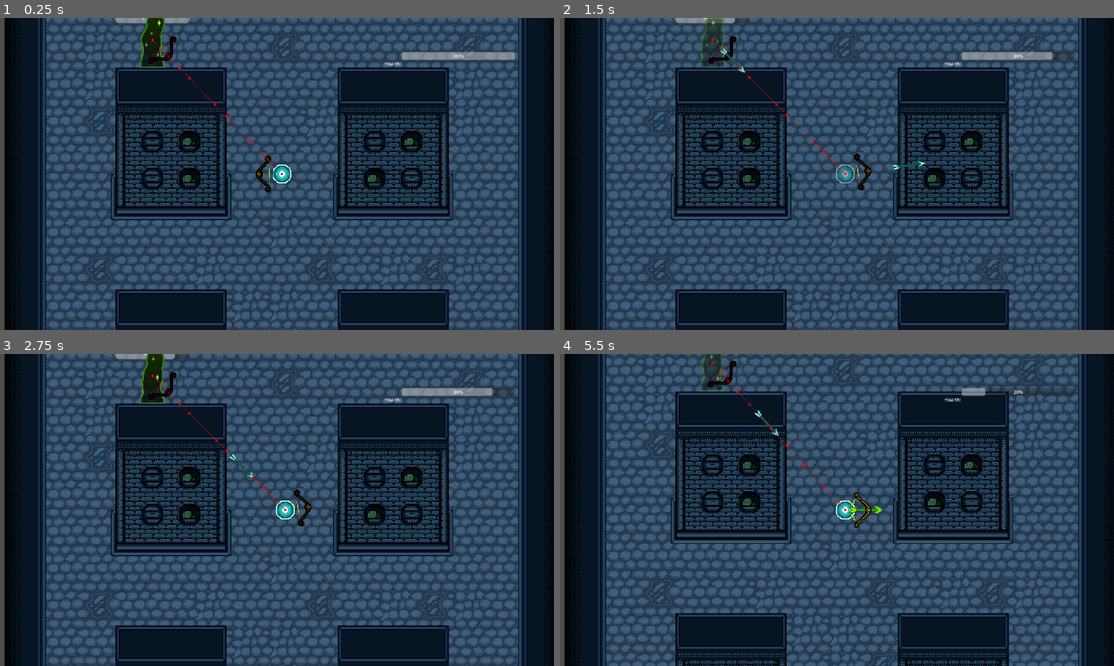
Above: before the commit, frames 1-4 (two rows, left to right).
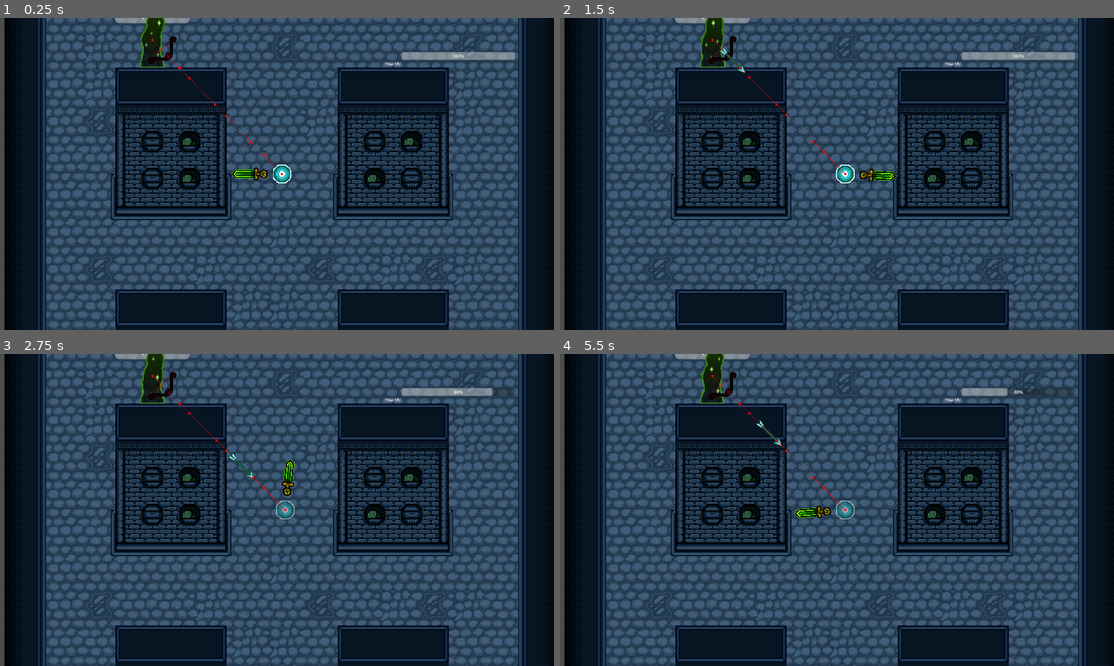
Above: after the commit, the same moments.

Repository: TheRealComedian/sam-pj16
Game: Godot game, scene res://scenes/game.tscn
Same seed, same stepped clock (60 frames per second), same inputs: the game is played once before the commit and once after it.
Inputs (mouse positions are in pixels of both pictures, inside the frame that each line leads up to):
- Up to frame 1 (0.25 s): no input
- Up to frame 2 (1.5 s): tap Enter at 0.5 s; move the mouse to (958, 158) at 0.52 s; hold D (move_right) 0.53-1.25 s; click (958, 158) at 0.6 s; drag from (726, 189) to (715, 39) at 1.27 s
- Up to frame 3 (2.75 s): move the mouse to (332, 441) at 2.02 s; hold D (move_right) from 2.03 s (still down); hold Shift from 2.03 s (still down)
- Up to frame 4 (5.5 s): release D (move_right) at 2.75 s; release Shift at 2.75 s; drag from (809, 572) to (715, 375) at 2.77 s; move the mouse to (1003, 556) at 3.52 s; hold A (move_left) 3.53-4.25 s; tap Y at 3.6 s; drag from (670, 463) to (715, 375) at 4.27 s; move the mouse to (864, 510) at 5.02 s; hold S (move_down) from 5.03 s (still down); tap C at 5.1 s; click (864, 510) at 5.17 s

The runs differ from the first frame. In frame 1, 0.3% of the frame differs, in the area x 41-49%, y 44-56%; in frame 2, 1.2%; in frame 3, 0.5%; in frame 4, 46%, in the area x 1-100%, y 0-100%.

Commit message:
modified hurtbox code to avoid self damage

Diff:
--- a/scenes/components/hurtbox_component.gd
+++ b/scenes/components/hurtbox_component.gd
@@ -10,6 +10,9 @@
 func _on_area_entered(hitbox: Hitbox):
 	if hitbox is not Hitbox: return
 
+	if owner is Character and hitbox.owner is Weapon or hitbox.owner is Projectile:
+		if owner == hitbox.owner.user: return
+
 	set_deferred('monitoring', false)
 
 	health_component.current_health -= hitbox.damage
--- a/scenes/entities/enemies/enemy_base/states/attack.gd
+++ b/scenes/entities/enemies/enemy_base/states/attack.gd
@@ -6,6 +6,8 @@
 	#print("attack")
 	#TODO: add 'windup' period where enemy projects an attack before executing giving change to dodge
 	await (owner as Enemy).weapon.attack()
+
+	#await Util.wait(0.5).timeout
 	Transitioned.emit(self, 'Idle')
 
 func exit():
--- a/scenes/entities/player/player.tscn
+++ b/scenes/entities/player/player.tscn
@@ -4,7 +4,7 @@
 [ext_resource type="Texture2D" uid="uid://bmyq5fspilx6v" path="res://assets/sprites/entities/Wisper Mote.png" id="2_ed7un"]
 [ext_resource type="PackedScene" uid="uid://8p244x1dnspa" path="res://scenes/components/health_component.tscn" id="4_758oi"]
 [ext_resource type="PackedScene" uid="uid://sgkunku4x031" path="res://scenes/components/hurtbox_component.tscn" id="5_23hp3"]
-[ext_resource type="PackedScene" uid="uid://ba7bjlytuufxp" path="res://scenes/weapons/bow.tscn" id="5_lk0om"]
+[ext_resource type="PackedScene" uid="uid://b6ukhia0s6mkl" path="res://scenes/weapons/sword.tscn" id="5_whcwd"]
 
 [sub_resource type="RectangleShape2D" id="RectangleShape2D_srh2y"]
 size = Vector2(32, 32)
@@ -20,7 +20,7 @@
 script = ExtResource("1_3evo7")
 mc = true
 health_component = NodePath("HealthComponent")
-weapon = NodePath("Bow")
+weapon = NodePath("Sword")
 
 [node name="Sprite2D" type="Sprite2D" parent="."]
 texture = ExtResource("2_ed7un")
@@ -40,4 +40,4 @@
 
 [node name="HealthComponent" parent="." instance=ExtResource("4_758oi")]
 
-[node name="Bow" parent="." instance=ExtResource("5_lk0om")]
+[node name="Sword" parent="." instance=ExtResource("5_whcwd")]
